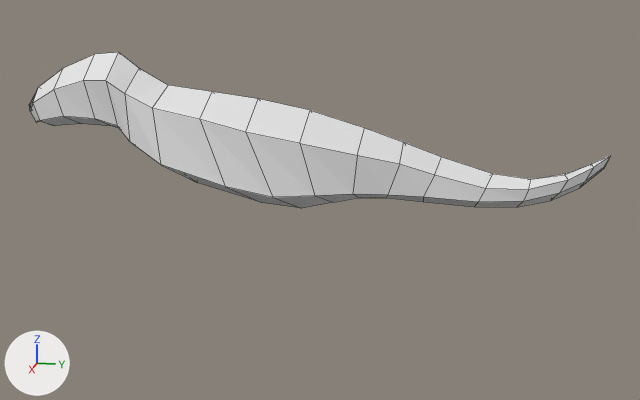
Renders of the Blender file models/tyrannosaurus-rex.blend from each side of a commit.
One viewpoint serves both versions: a 50 mm lens placed at (17.33, 4.32, 6.97), pointed at (-0.03, 0.85, 2.63). Arrows for +X, +Y and +Z are at lower left; the lights stay in place. Mesh edges are drawn as thin lines.

Script lines for the objects in view, before the commit:
```python
me_plane = bpy.data.meshes.new('Plane')
me_plane.from_pydata(...)  # 73 vertices, 53 faces, 1 loose edge; spans x 0.0..1.17, y -5.47..6.48, z 2.44..5.57
ob_plane = bpy.data.objects.new('Plane', me_plane)
ob_plane.location = (0.0, 0.0, 0.0)
_m = ob_plane.modifiers.new('Mirror', 'MIRROR')
_m.use_clip = True
```
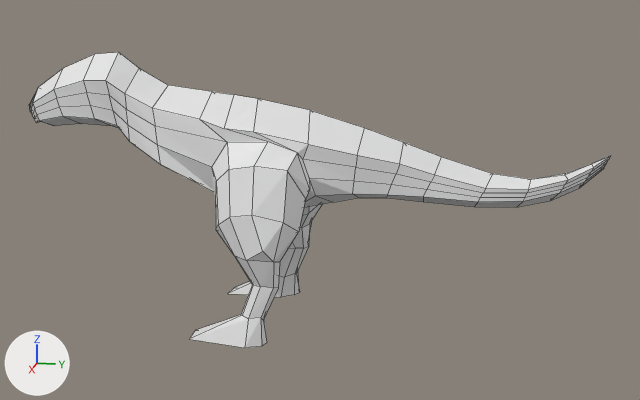
Boxes (x1, y1, x2, y2) around the edits, measured in the pictures (640 x 400 px):
'Plane', reshaped, modifiers changed (89% taller): before (29, 52, 610, 208); after (29, 52, 610, 348)
part 1 of me_plane, built on: before (30, 89, 610, 208); after (30, 89, 610, 348)

The change, as a list of edits to the scene's bpy script:
```text
Change me_plane:
    used by ob_plane; location = (0.0, 0.0, 0.0)
    remove me_plane.from_pydata(...)  # 73 vertices, 53 faces, 1 loose edge; spans x 0.0..1.17, y -5.47..6.48, z 2.44..5.57
    add me_plane.from_pydata(...)  # 280 vertices, 270 faces, 2 loose edges; spans x -1.93..1.93, y -5.47..6.48, z 0.03..5.57
    me_plane part 1
    3 vertices are removed from x 1.06..1.15, y -0.82..0.15, z 2.93..4.18
    24 faces are deleted
    2 vertices move from x 1.15..1.17, y 0.7..0.98, z 3.0..4.01 to x 0.97..1.18, y 0.87..0.97, z 2.96..4.0
    204 vertices are added at x -1.93..1.93, y -5.42..6.45, z 0.03..5.06
    6 new vertices lie (0.0, 0.04, 0.09) away from vertices in x -0.52..0.29, y 4.14..6.37, z 3.06..3.51
    1 loose edge is added
    241 new faces join them
Change ob_plane:
    remove _m = ob_plane.modifiers.new('Mirror', 'MIRROR')
    remove _m.use_clip = True
```
